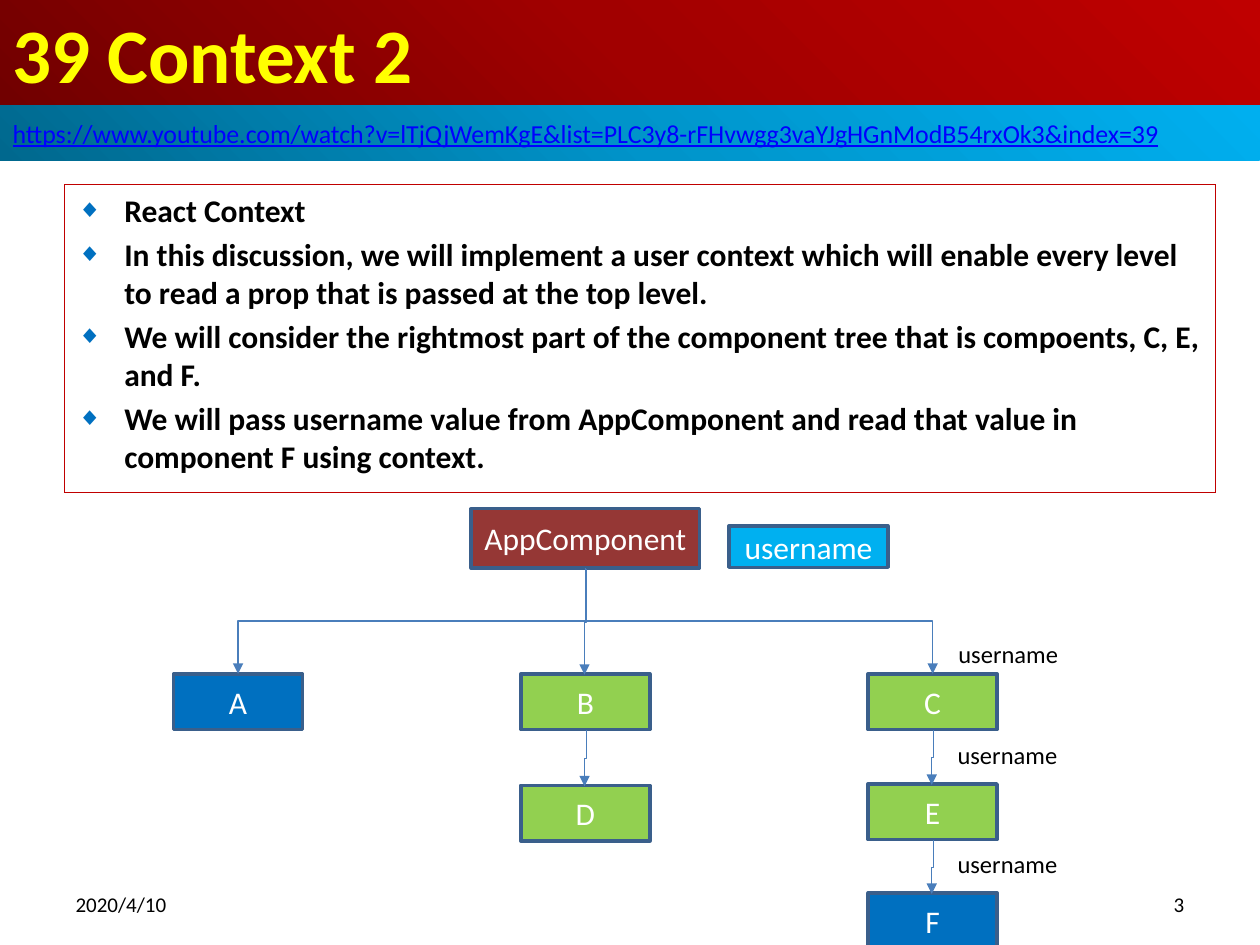
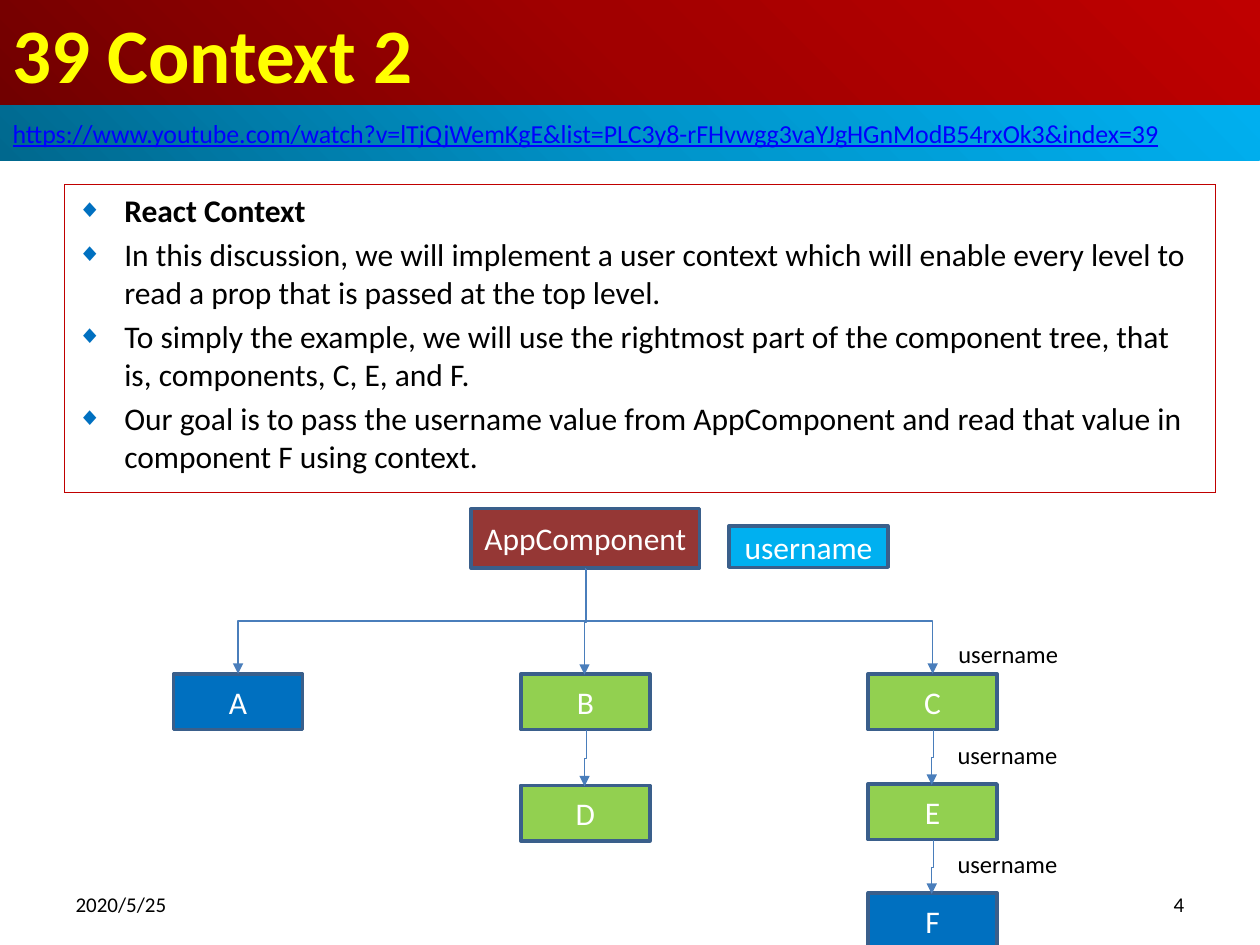
Before and after one commit to peterhchen/800-React-Hook, a slide deck: slide 4 of 39_Context2.pptx (slide 3 before the commit). Drawn at 1260x945 pixels with LibreOffice and Linux fonts; fonts in the diff are those of the drawing. Boxes give left, top, right and bottom in pixels: in the first picture for what was removed or moved away, otherwise in the second. Text is boxed around its words. In the diff, an @@ line names an element or a change of style, - is before the commit and + after.

Commit message:
Context
1. Create Context
2. Add User data at the Provider component
3. Get User data at the Consumer component.

```diff
--- a/39_Context2.pptx
+++ b/39_Context2.pptx
@@ subtitle at (124,244,1185,309): bold off in "In this discussion, we will implement a ..." @@
@@ subtitle at (124,326,1181,474): text changed; bold off @@
-◆ We will consider the rightmost part of the component tree that is compoents, C, E, and F.
-◆ We will pass username value from AppComponent and read that value in component F using context.
+◆ To simply the example, we will use the rightmost part of the component tree, that is, components, C, E, and F.
+◆ Our goal is to pass the username value from AppComponent and read that value in component F using context.
@@ text at (76,897,167,913): text changed @@
-2020/4/10
+2020/5/25
@@ page number at (1174,898,1185,912): text changed @@
-3
+4
```
Also in this commit, not shown: 14 other slides changed, 7 slides added.
